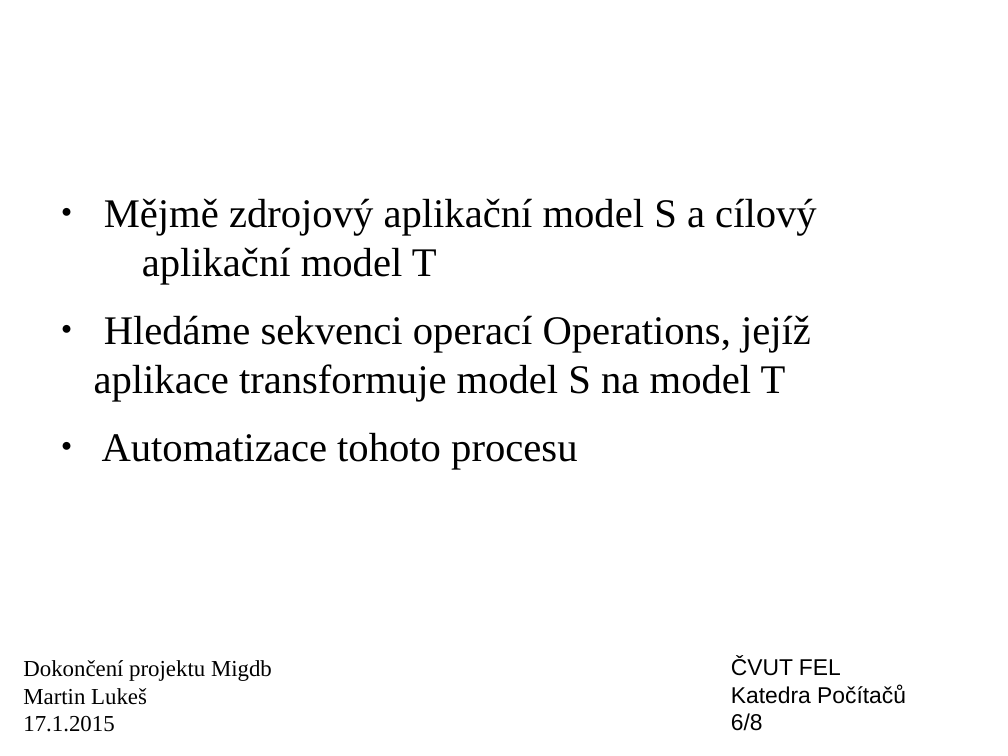
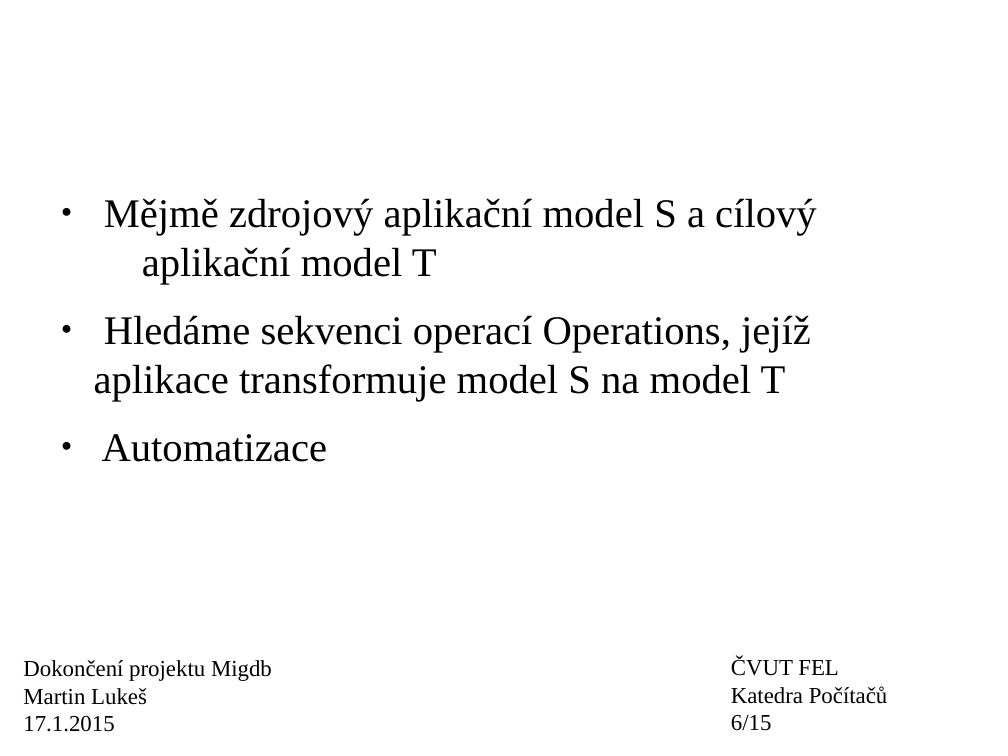
Before and after one commit to wox2/migrace_databaze, a slide deck: slide 6 of diplomka/prezentace.odp. Drawn at 1008x756 pixels with LibreOffice and Linux fonts; fonts in the diff are those of the drawing; background and template pictures are left out. Boxes give left, top, right and bottom in pixels: in the first picture for what was removed or moved away, otherwise in the second. Text is boxed around its words. In the diff, an @@ line names an element or a change of style, - is before the commit and + after.

```diff
--- a/diplomka/prezentace.odp
+++ b/diplomka/prezentace.odp
@@ text at (102,434,328,462): text changed @@
-● Automatizace tohoto procesu
+● Automatizace
@@ text at (731,658,888,704): font Arial to Times New Roman in "ČVUT FEL", "Katedra Počítačů" @@
@@ text at (731,715,772,731): text changed; font Arial to Times New Roman @@
-6/8
+6/15
```
Also in this commit, not shown: 7 other slides changed, 7 slides added, 2 other files.
